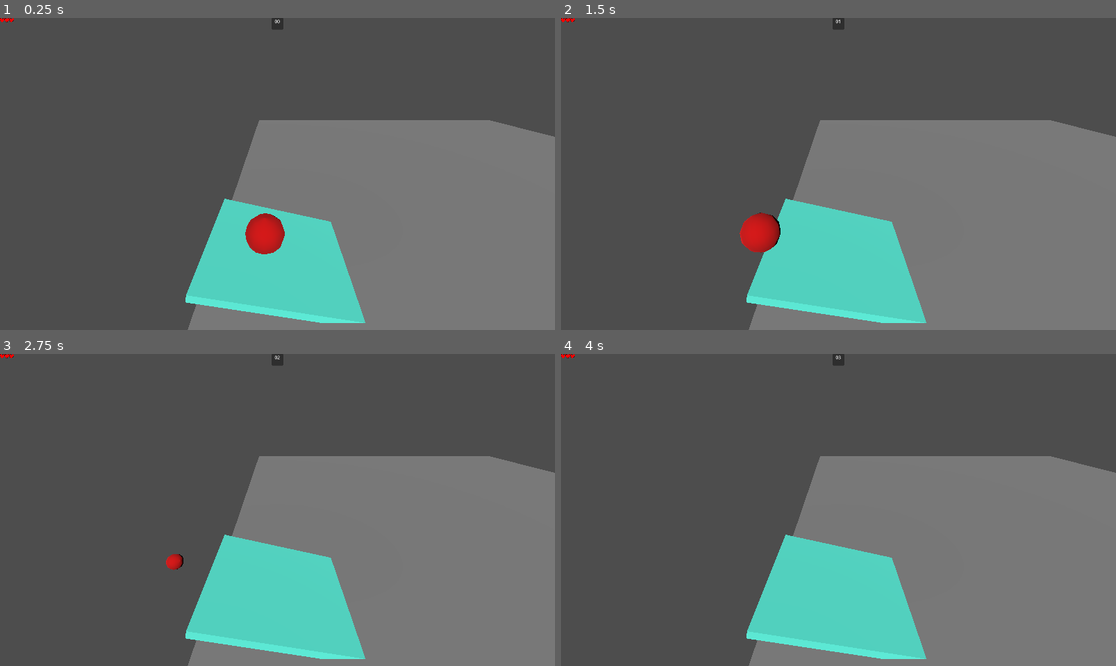
Above: before the commit, frames 1-4 (two rows, left to right).
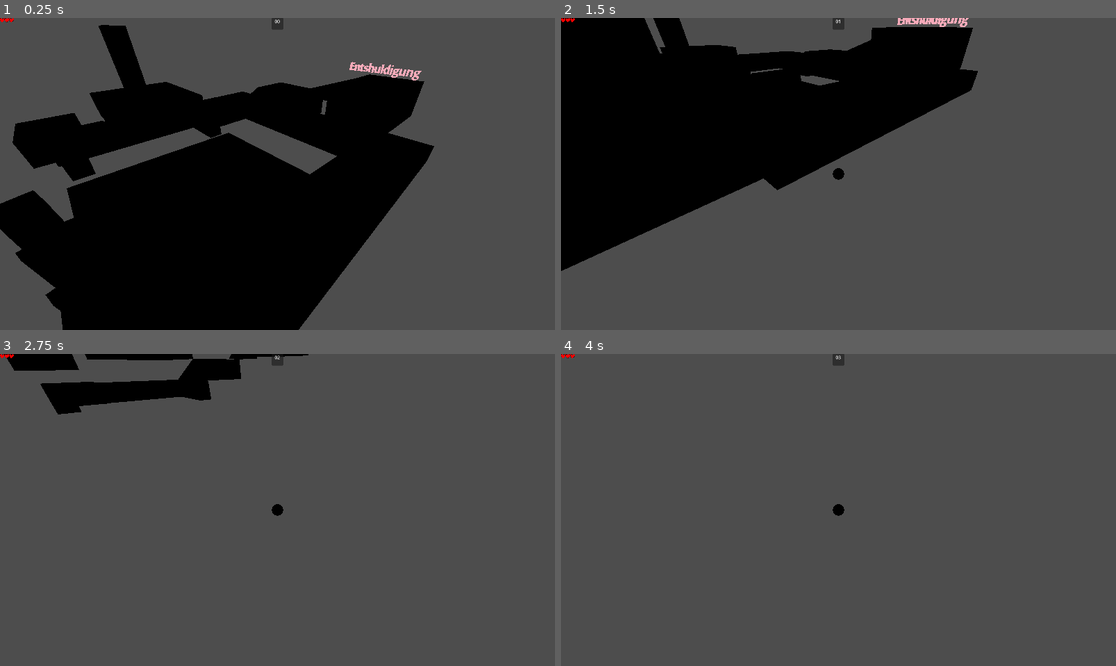
Above: after the commit, the same moments.

Repository: leon-arndt/InnoEngineJam2023
Game: Godot game, scene res://main.tscn
The game is run twice, just before and just after one commit, with the same random seed, the same clock (stepped at 60 frames per second) and the same inputs.
Inputs:
- Up to frame 1 (0.25 s): no input
- Up to frame 2 (1.5 s): hold Right (move_right) 0.53-1.28 s; hold Down (move_backward) from 1.28 s (still down)
- Up to frame 3 (2.75 s): release Down (move_backward) at 2.03 s; hold Right (move_right) from 2.03 s (still down)
- Up to frame 4 (4 s): release Right (move_right) at 2.78 s; hold Up (move_forward) 2.78-3.53 s; hold Left (move_left) from 3.53 s (still down)

The runs differ from the first frame. In frame 1, 69% of the frame differs, in the area x 0-100%, y 2-100%; in frame 2, 75%, in the area x 0-100%, y 0-100%; in frame 3, 44%; in frame 4, 41%.
Error before the commit: Invalid access to property or key 'position' on a base object of type 'null instance'. (res://FollowCamera.gd:12)

Commit message:
integrate player and camera into main scene

Diff:
--- a/FollowCamera.gd
+++ b/FollowCamera.gd
@@ -1,11 +1,6 @@
 extends Camera3D
 
-var camera_target
-
-# Called when the node enters the scene tree for the first time.
-func _ready():
-	camera_target = get_node("/root/Node3D/Player")
-
+@export var camera_target: Node
 
 # Called every frame. 'delta' is the elapsed time since the previous frame.
 func _process(delta):
--- a/main.tscn
+++ b/main.tscn
@@ -1,10 +1,13 @@
-[gd_scene load_steps=3 format=3 uid="uid://c33bvptmj66cj"]
+[gd_scene load_steps=4 format=3 uid="uid://c33bvptmj66cj"]
 
 [ext_resource type="PackedScene" uid="uid://bl4rhhwtu6g10" path="res://ui.tscn" id="1_en1kt"]
-[ext_resource type="PackedScene" uid="uid://bkm5witb3w64b" path="res://testmovement.tscn" id="2_isbu5"]
+[ext_resource type="PackedScene" uid="uid://bf3ycxp5q04g" path="res://scenes/player_and_camera.tscn" id="2_ye1pi"]
+[ext_resource type="PackedScene" uid="uid://c1cca74de7033" path="res://PrototypeLevelScene/PrototypeLevel.tscn" id="3_as83t"]
 
 [node name="Node" type="Node"]
 
 [node name="Control" parent="." instance=ExtResource("1_en1kt")]
 
-[node name="Node3D" parent="." instance=ExtResource("2_isbu5")]
+[node name="PlayerAndCamera" parent="." instance=ExtResource("2_ye1pi")]
+
+[node name="Node3D" parent="." instance=ExtResource("3_as83t")]
--- a/scenes/player_and_camera.tscn
+++ b/scenes/player_and_camera.tscn
@@ -22,6 +22,7 @@
 [node name="CollisionShape3D" type="CollisionShape3D" parent="Player"]
 shape = SubResource("SphereShape3D_i4vyp")
 
-[node name="Camera3D" type="Camera3D" parent="."]
+[node name="Camera3D" type="Camera3D" parent="." node_paths=PackedStringArray("camera_target")]
 transform = Transform3D(1, 0, 0, 0, 0.883627, 0.468192, 0, -0.468192, 0.883627, 0.306936, 4.42407, 3.79149)
 script = ExtResource("2_vx0lq")
+camera_target = NodePath("../Player")
